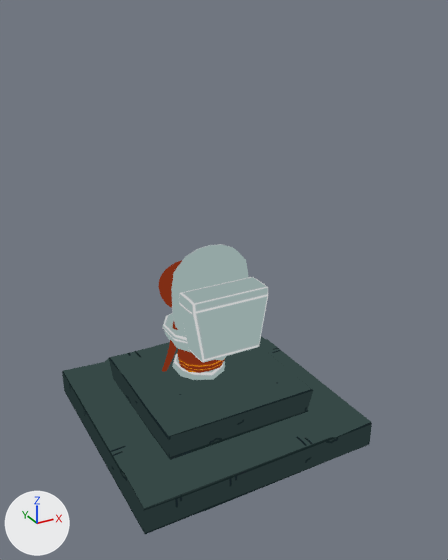
The glTF model godot/assets/models/battle/summons/BaldMansThrone.glb as it was, and as the next commit left it.
One viewpoint serves both versions: a camera (50 mm lens) standing at (-0.197, -0.4, 0.316) and looking at (0.015, -0.015, 0.124). Every picture has the same lights, and +X, +Y and +Z are marked at lower left. The older version comes first. Where no turn or scale is listed for an object, it has been applied to the vertices. Vertices at exactly the same position are counted once.

In view in the first picture: 'BaldMansThrone.001', 'BaldingMan'.
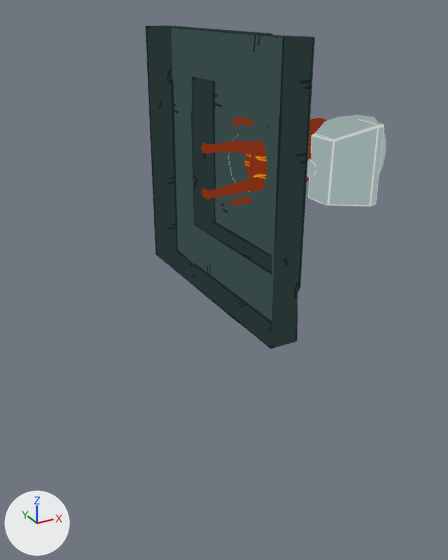
Where the newer file only moved an object's origin or applied its transform, the numbers keep the older frame.

Where the change shows, as pixel boxes [x1, y1, x2, y2] in the pictures (448 x 560 px):
'BaldMansThrone.001', mesh turned: before [62, 244, 372, 534]; after [145, 25, 386, 349]
'BaldingMan', moved, turned, rescaled: before [158, 261, 225, 373]; after [201, 118, 327, 207]

The change, as a list of edits to the scene's bpy script:
```text
Change me_baldmansthrone:
    used by ob_baldmansthrone_001; location = (0.0, 0.0, 0.0)
    remove me_baldmansthrone.from_pydata(...)  # 399 vertices, 764 faces; spans x -0.095..0.095, y -0.107..0.083, z 0.0..0.158
    add me_baldmansthrone.from_pydata(...)  # 399 vertices, 764 faces; spans x 0.0..0.158, y -0.105..0.086, z 0.111..0.303
    me_baldmansthrone part 1: the whole mesh is turned 89.9 degrees about the y axis through its middle, then moved by (0.079, 0.002, 0.129)
Change ob_baldingman:
    remove ob_baldingman.parent = ob_baldmansthrone
    ob_baldingman.location: (0.0701, 0.312, 0.0) -> (0.0, 0.00226, 0.207)
    ob_baldingman.rotation_euler: (1.571, 0.0, 0.0) -> (-0.145, 1.578, -1.714)  # degrees (90, 0, 0) -> degrees (-8.3, 90, -98)
    ob_baldingman.scale: (1.0, 1.0, 1.0) -> (0.05, 0.05, 0.05)
```
